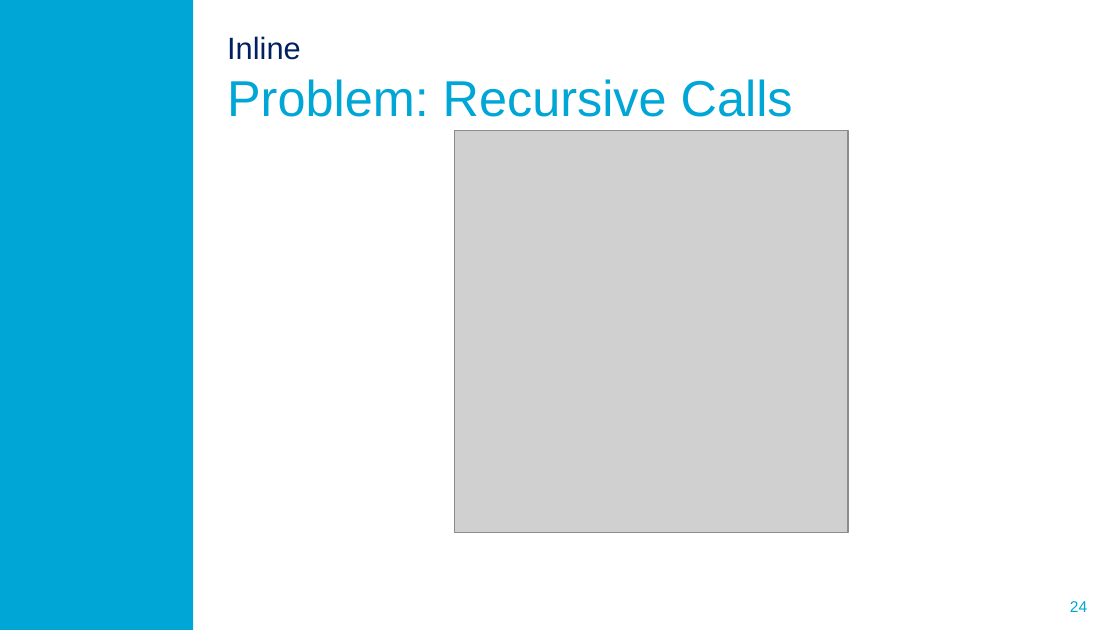
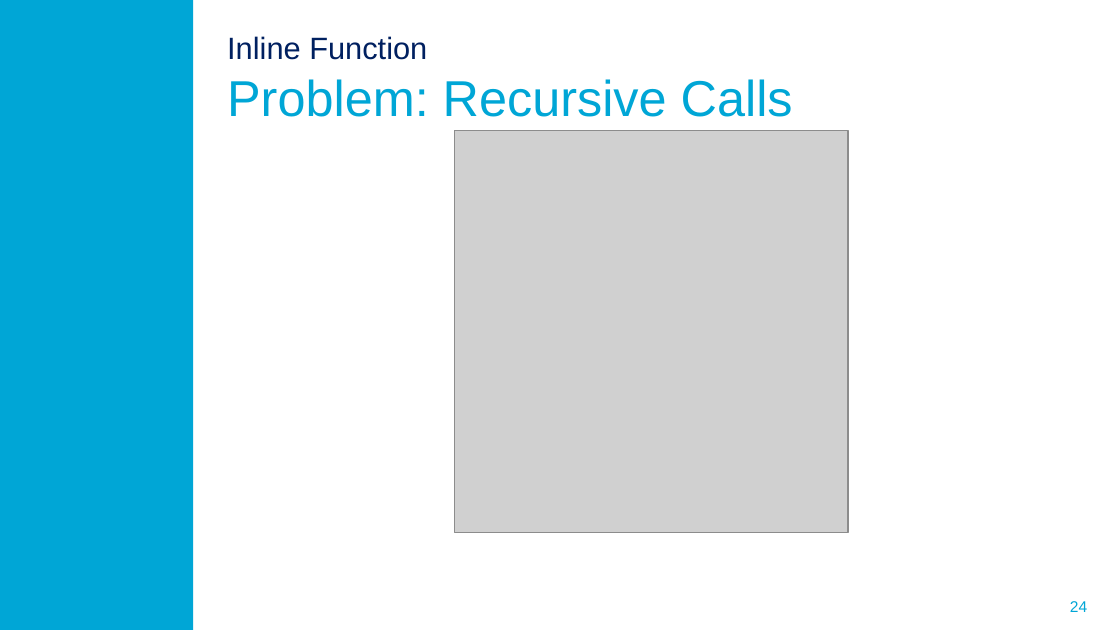
Before and after one commit to ProMisDev/metaborg-tiger, a slide deck: slide 24 of presentation/Misteli_Refactoring_in_Spoofax.pptx. Drawn at 1120x630 pixels with LibreOffice and Linux fonts; fonts in the diff are those of the drawing; grey boxes stand for pictures; background and template pictures are left out. Boxes give left, top, right and bottom in pixels: in the first picture for what was removed or moved away, otherwise in the second. Text is boxed around its words. In the diff, an @@ line names an element or a change of style, - is before the commit and + after.

```diff
--- a/presentation/Misteli_Refactoring_in_Spoofax.pptx
+++ b/presentation/Misteli_Refactoring_in_Spoofax.pptx
@@ title at [227,36,793,117]: text changed @@
-Inline
-Problem: Recursive Calls
+Inline Function
+Problem: Recursive Calls
```
Also in this commit, not shown: 6 other slides changed, 11 slides added.
